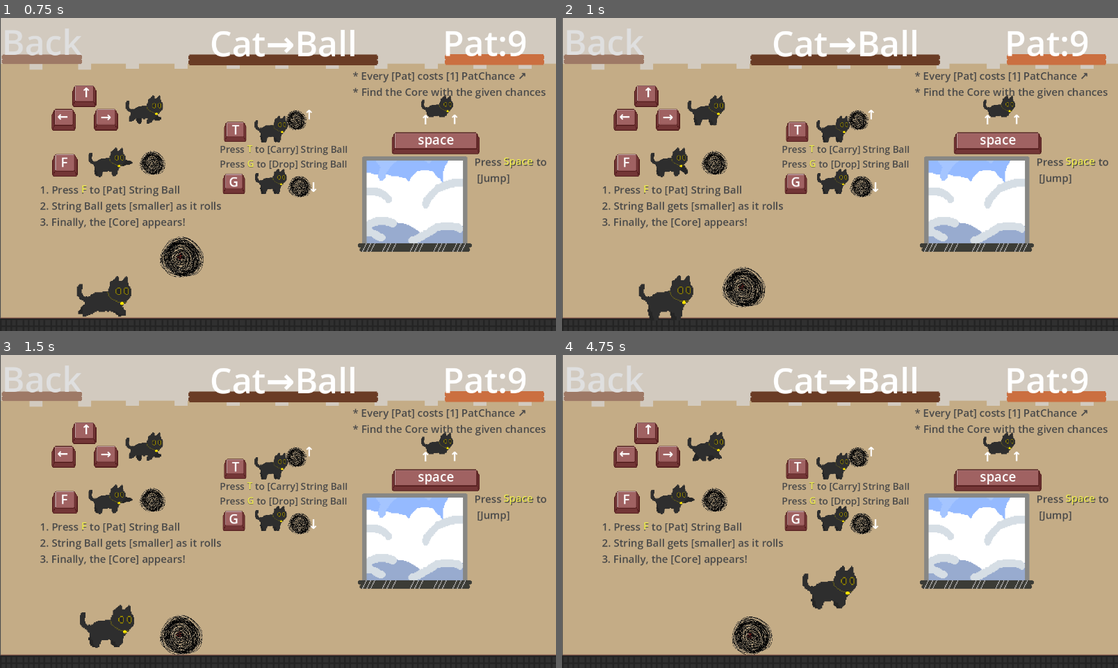
Above: before the commit, frames 1-4 (two rows, left to right).
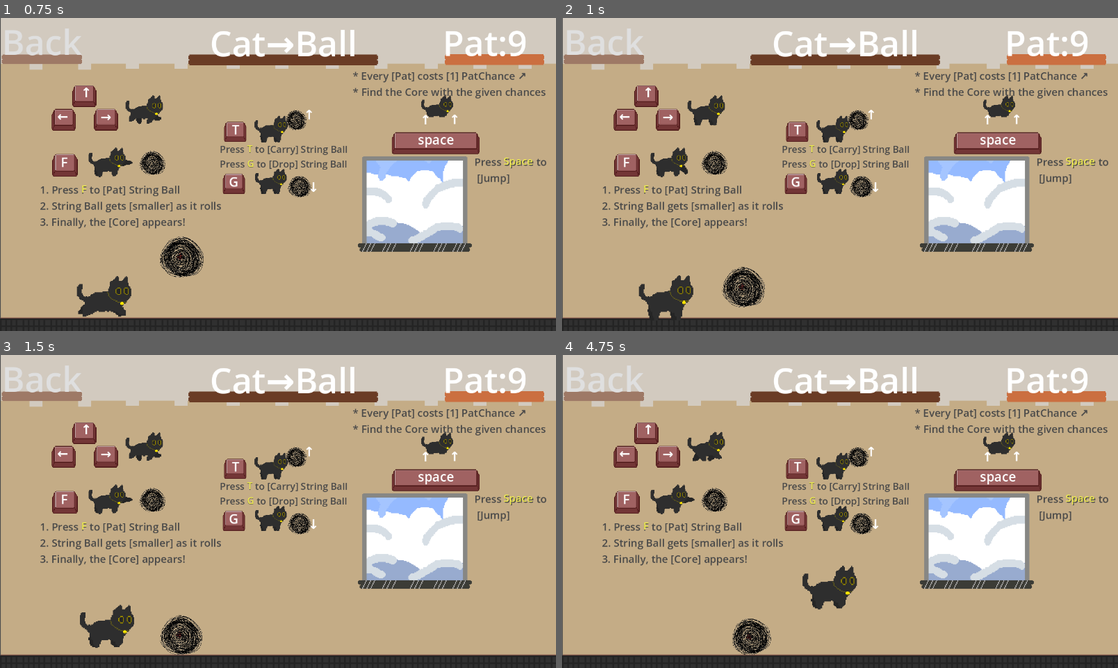
Above: after the commit, the same moments.

Repository: lzcm729/cat-and-string-ball
Game: Godot game, scene res://GUI/start_menu.tscn
Same seed, same stepped clock (60 frames per second), same inputs: the game is played once before the commit and once after it.
Inputs (mouse positions are in pixels of both pictures, inside the frame that each line leads up to):
- Up to frame 1 (0.75 s): click "Guide" at 0.5 s
- Up to frame 2 (1 s): no input
- Up to frame 3 (1.5 s): tap F (hit) at 1.25 s; move the mouse to (400, 495) at 1.27 s; hold Right (move_right) from 1.28 s (still down); tap Space (jump) at 1.35 s; click (400, 495) at 1.42 s
- Up to frame 4 (4.75 s): tap Space (jump) at 1.52, 1.82, 2.27, 2.3, 2.57, 3.05, 3.77, 3.8, 4.07, 4.52, 4.55 s; tap F (hit) at 2, 2.1, 2.75, 3.5, 4.25 s; move the mouse to (728, 527) at 2.02 s; move the mouse to (895, 442) at 2.77 s; release Right (move_right) at 2.78 s; hold Left (move_left) 2.78-3.53 s; tap T at 2.85 s; move the mouse to (812, 574) at 3.52 s; hold Right (move_right) from 3.53 s (still down); tap G at 3.6 s; click (812, 574) at 3.67 s; move the mouse to (1006, 558) at 4.27 s; tap Q at 4.35 s

Frame 1 is identical in both runs. In frame 2, 0.3% of the frame differs, in the area x 28-37%, y 79-93%; in frame 3, 0.4%; in frame 4, 0.5%, in the area x 30-38%, y 83-96%.

Commit message:
最后调优

Diff:
--- a/Levels/Level_3/level_3.tscn
+++ b/Levels/Level_3/level_3.tscn
@@ -103,6 +103,9 @@
 [node name="CatNew" parent="." instance=ExtResource("8_lf71e")]
 position = Vector2(185, 610)
 
+[node name="MovementComponent" parent="CatNew" index="5"]
+jump_velocity = -500.0
+
 [node name="ActionComponent" parent="CatNew" index="6"]
 hit_force = Vector2(50000, 0)
 
--- a/Levels/Level_4/level_4.tscn
+++ b/Levels/Level_4/level_4.tscn
@@ -72,9 +72,9 @@
 collision_mask = 8
 gravity_point_center = Vector2(0, -1)
 gravity_direction = Vector2(0, -1)
-gravity = 1200.0
+gravity = 1000.0
 linear_damp_space_override = 1
-linear_damp = 10.0
+linear_damp = 4.0
 angular_damp_space_override = 1
 metadata/_edit_group_ = true
 
--- a/Levels/level_1.tscn
+++ b/Levels/level_1.tscn
@@ -117,6 +117,7 @@
 
 [node name="StringBall" parent="." instance=ExtResource("5_dgxty")]
 position = Vector2(415, 536)
+initial_hp = 60.0
 
 [node name="CatNew" parent="." instance=ExtResource("5_5fdyv")]
 position = Vector2(241, 657)
--- a/StringBall/StringBall.gd
+++ b/StringBall/StringBall.gd
@@ -88,7 +88,7 @@
 
 func CalculateBuoyancy(water_density) -> Vector2:
 	var buoyant_force = water_density * volumn_in_water * ProjectSettings.get_setting("physics/2d/default_gravity")
-	var displacement = buoyant_force * Vector2(0, -1) / 1000
+	var displacement = buoyant_force * Vector2(0, -1) / 750
 	return displacement
 
 
